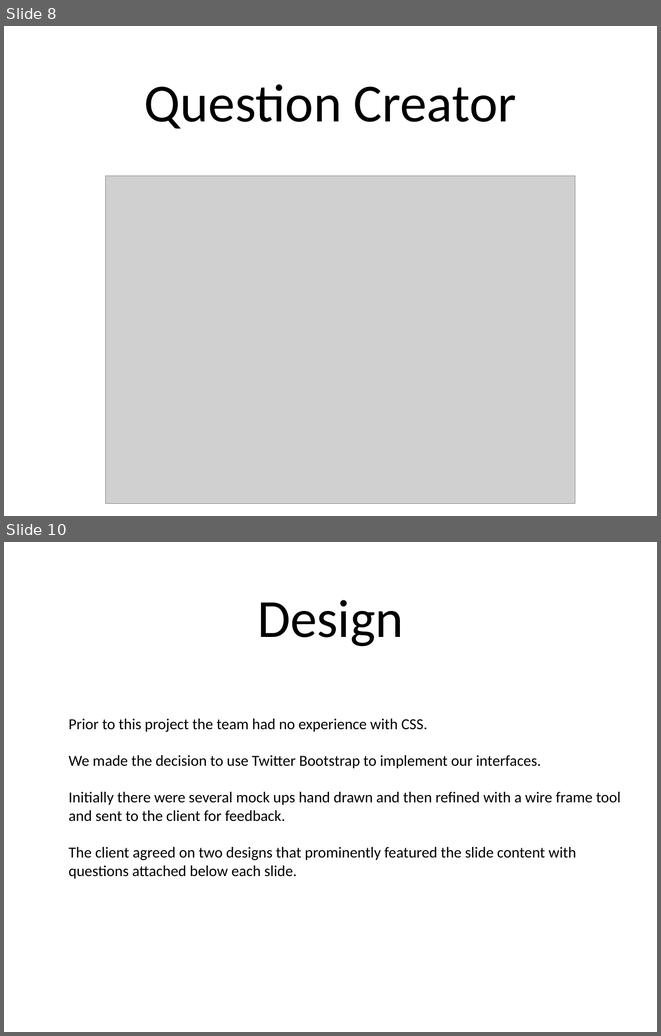
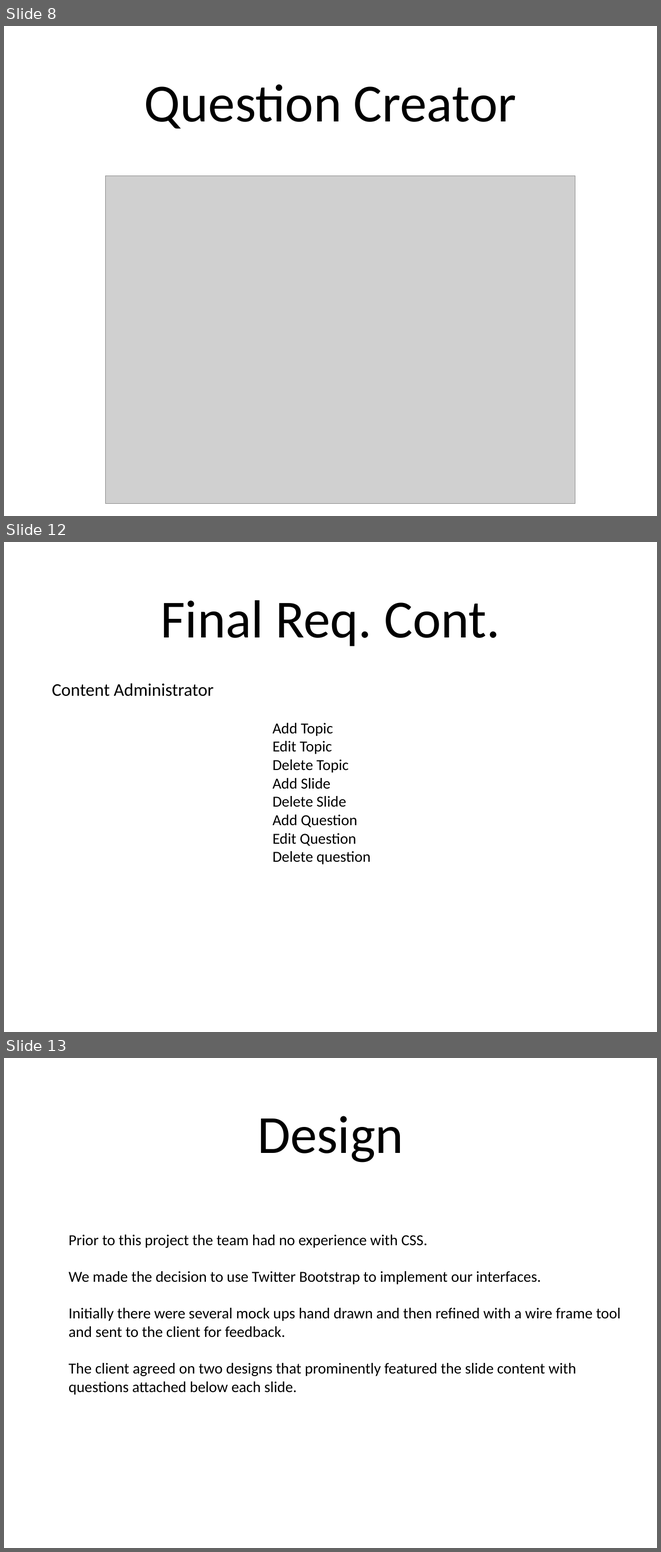
Before and after one commit to Stringsy/team-project, a slide deck: Documentation/Team V Project Presentation.ppt. Shown one above the other, each under a label of ours: slides 8 and 10 before the commit, slides 8, 12 and 13 after it; the slides between them are not shown. The pictures are 661x1036 and 661x1552 pixels, drawn with LibreOffice and Linux fonts; fonts in the diff are those of the drawing; grey boxes stand for pictures. Boxes give left, top, right and bottom in pixels: in the first picture for what was removed or moved away, otherwise in the second. Text is boxed around its words. In the diff, an @@ line names an element or a change of style, - is before the commit and + after.

```diff
--- a/Documentation/Team V Project Presentation.ppt
+++ b/Documentation/Team V Project Presentation.ppt
@@ slide 12 added at (x1=4, y1=542, x2=657, y2=1032), background #FFFFFF @@
@@ title added at (x1=161, y1=600, x2=500, y2=646), 84 pt, text #000000 @@
+Final Req. Cont.
@@ text added at (x1=52, y1=683, x2=213, y2=696), 28 pt, text #000000 @@
+Content Administrator
@@ text added at (x1=273, y1=723, x2=371, y2=864), 24 pt, text #000000 @@
+Add Topic
+Edit Topic
+Delete Topic
+Add Slide
+Delete Slide
+Add Question
+Edit Question
+Delete question
@@ what was slide 10 is now slide 13 @@
```
Also in this commit, not shown: 3 other slides added, 1 slide removed.
